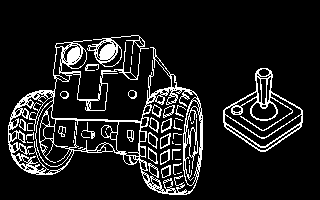
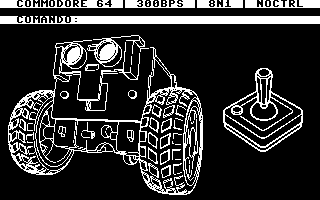
Layer changes from the first 320×200 image to the second:
added layer "COMMODORE 64 | 300BPS | 8N1 ..." above "Barra 1" over [17, 0, 303, 8]
added layer "Barra 1" above "COMANDO:" over [0, 0, 320, 8]
renamed "C64 | 192.168.100.1" to "COMANDO:", showed it, painted on it over [17, 16, 88, 23]
added layer "Barra 2" above "Joystick" over [0, 16, 320, 24]
